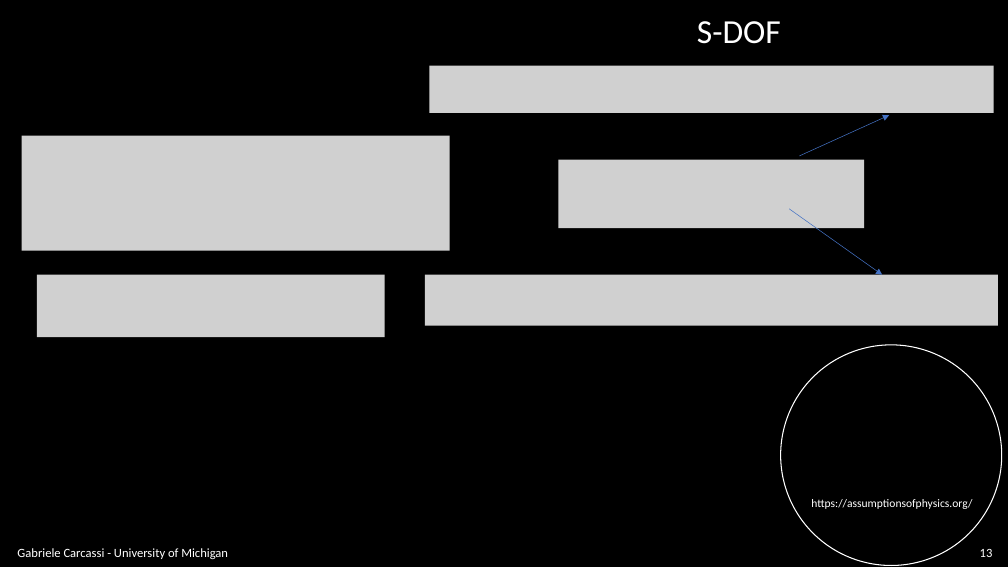
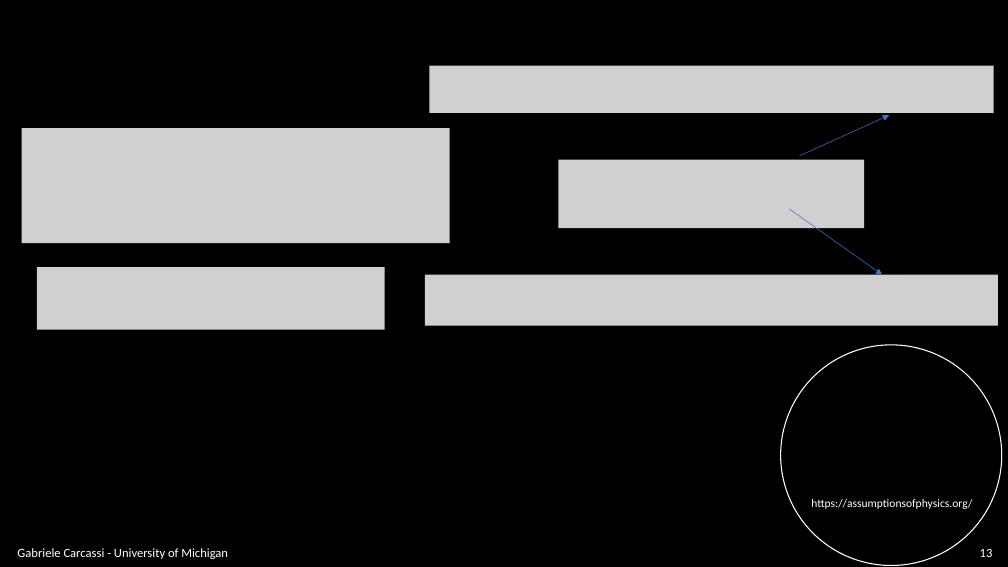
Before and after one commit to assumptionsofphysics/slides, a slide deck: slide 13 of BookCompanions-v2/RP-Class-4.pptx. Drawn at 1008x567 pixels with LibreOffice and Linux fonts; fonts in the diff are those of the drawing; grey boxes stand for pictures; background and template pictures are left out. Boxes give left, top, right and bottom in pixels: in the first picture for what was removed or moved away, otherwise in the second. Text is boxed around its words. In the diff, an @@ line names an element or a change of style, - is before the commit and + after.

```diff
--- a/BookCompanions-v2/RP-Class-4.pptx
+++ b/BookCompanions-v2/RP-Class-4.pptx
@@ text removed at <box>697,21,781,44</box> @@
-S-DOF
@@ picture: place and size @@
-picture at <box>22,135,450,250</box>
+picture at <box>22,128,450,243</box>
@@ picture: place and size @@
-picture at <box>37,274,385,337</box>
+picture at <box>37,268,385,330</box>
```
Also in this commit, not shown: 9 other slides changed.
